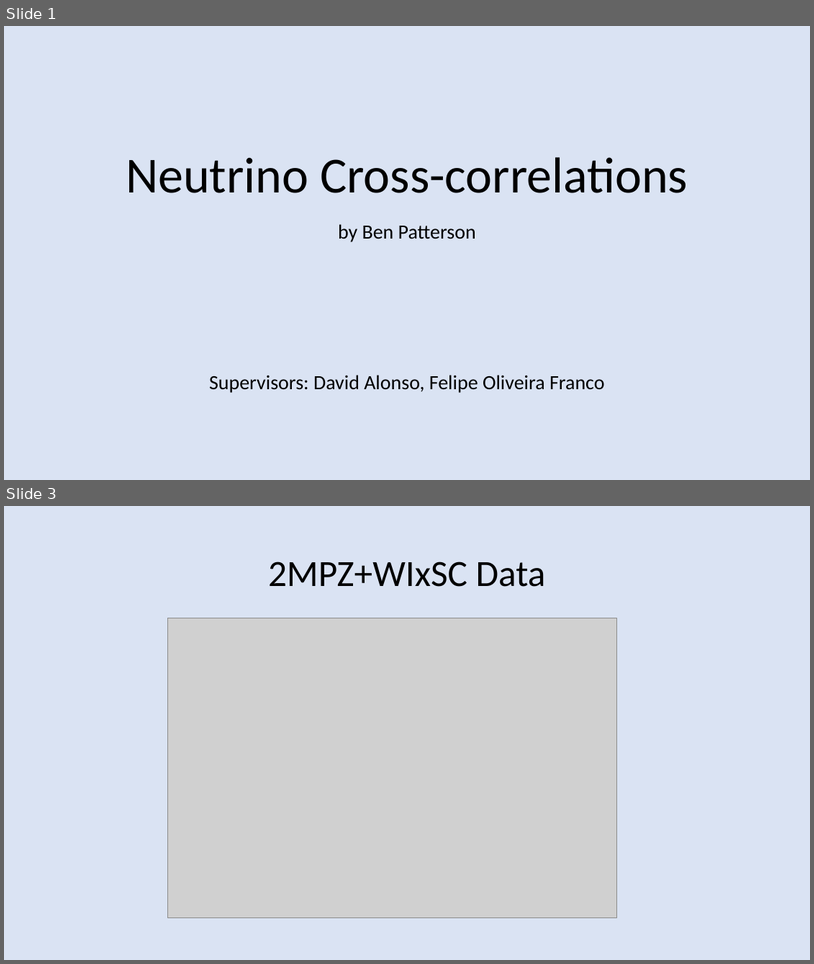
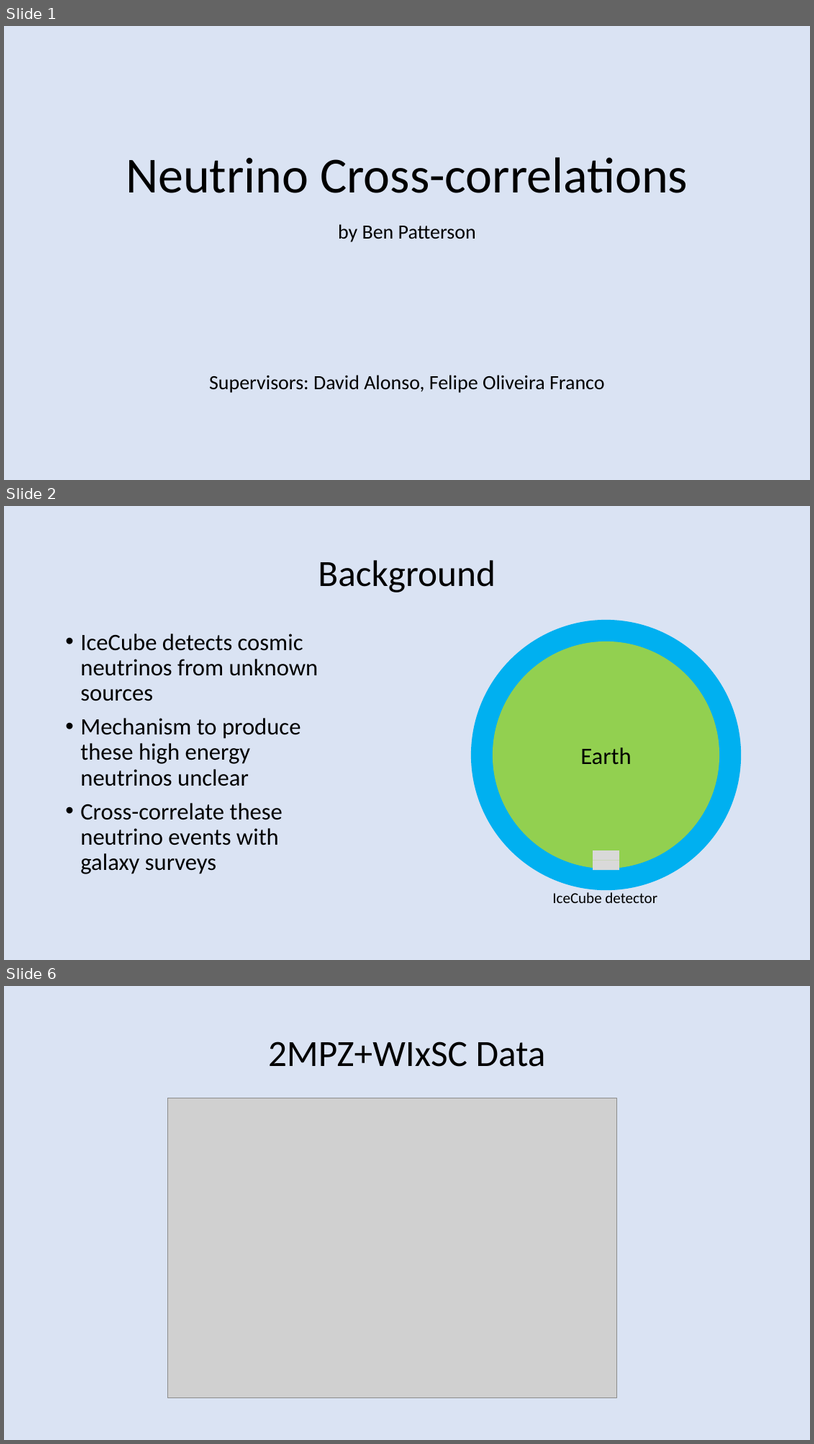
Before and after one commit to BenGPatterson/NeutrinoCrossCorrelations, a slide deck: Nuxcorr_slides.pptx. Shown one above the other, each under a label of ours: slides 1 and 3 before the commit, slides 1, 2 and 6 after it; the slides between them are not shown. The pictures are 814x964 and 814x1444 pixels, drawn with LibreOffice and Linux fonts; fonts in the diff are those of the drawing; grey boxes stand for pictures. Boxes give left, top, right and bottom in pixels: in the first picture for what was removed or moved away, otherwise in the second. Text is boxed around its words. In the diff, an @@ line names an element or a change of style, - is before the commit and + after.

```diff
--- a/Nuxcorr_slides.pptx
+++ b/Nuxcorr_slides.pptx
@@ slide 2 added at bbox=[4, 506, 810, 960], background #DAE3F3 @@
@@ title added at bbox=[318, 560, 496, 592], 44 pt, text #000000 @@
+Background
@@ text added at bbox=[80, 633, 319, 874], 28 pt, text #000000 @@
+• IceCube detects cosmic neutrinos from unknown sources
+• Mechanism to produce these high energy neutrinos unclear
+• Cross-correlate these neutrino events with galaxy surveys
@@ ellipse added at bbox=[471, 620, 742, 890], fill #00B0F0 @@
@@ ellipse added at bbox=[493, 641, 720, 868], fill #92D050, 28 pt, text #000000 @@
+Earth
@@ rectangle added at bbox=[593, 850, 620, 860], fill #D9D9D9 @@
@@ rectangle added at bbox=[593, 860, 620, 870], fill #D9D9D9 @@
@@ text added at bbox=[553, 892, 658, 903], 18 pt, text #000000 @@
+IceCube detector
@@ what was slide 3 is now slide 6 @@
```
Also in this commit, not shown: 5 slides changed, 2 other slides added.
